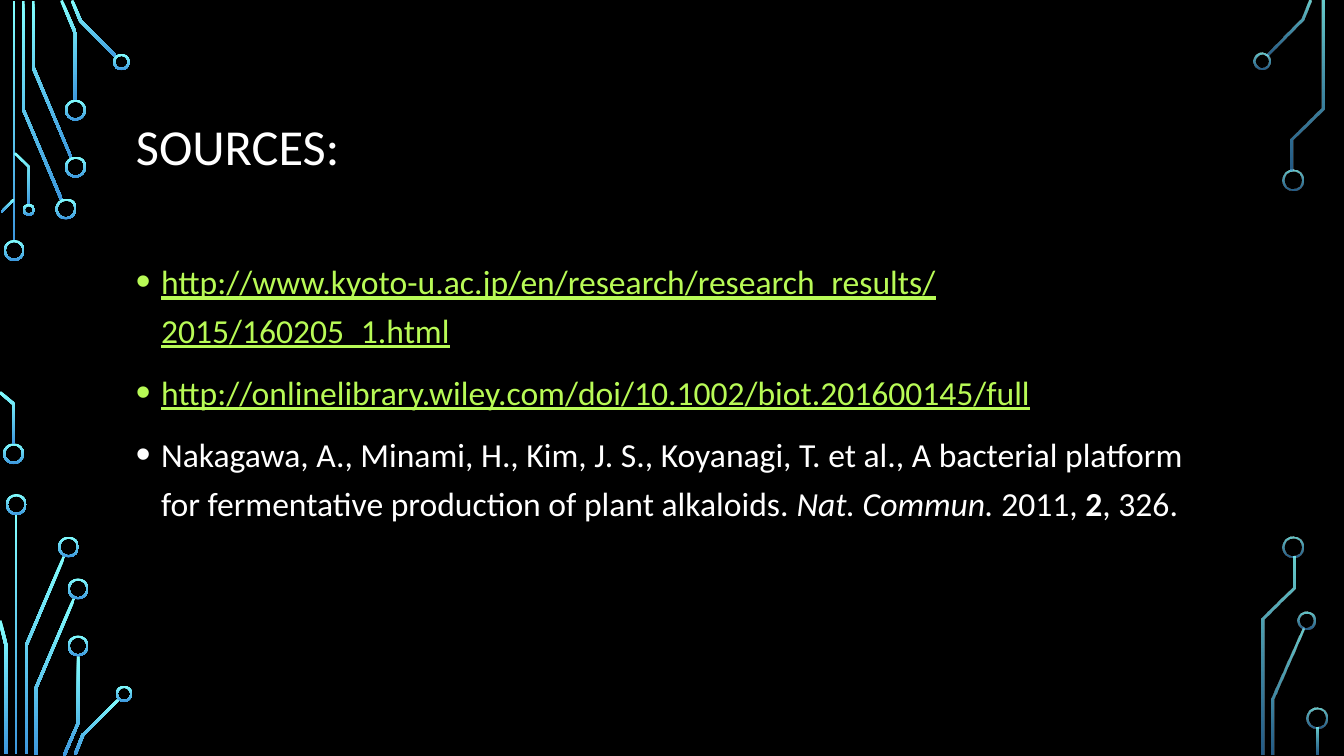
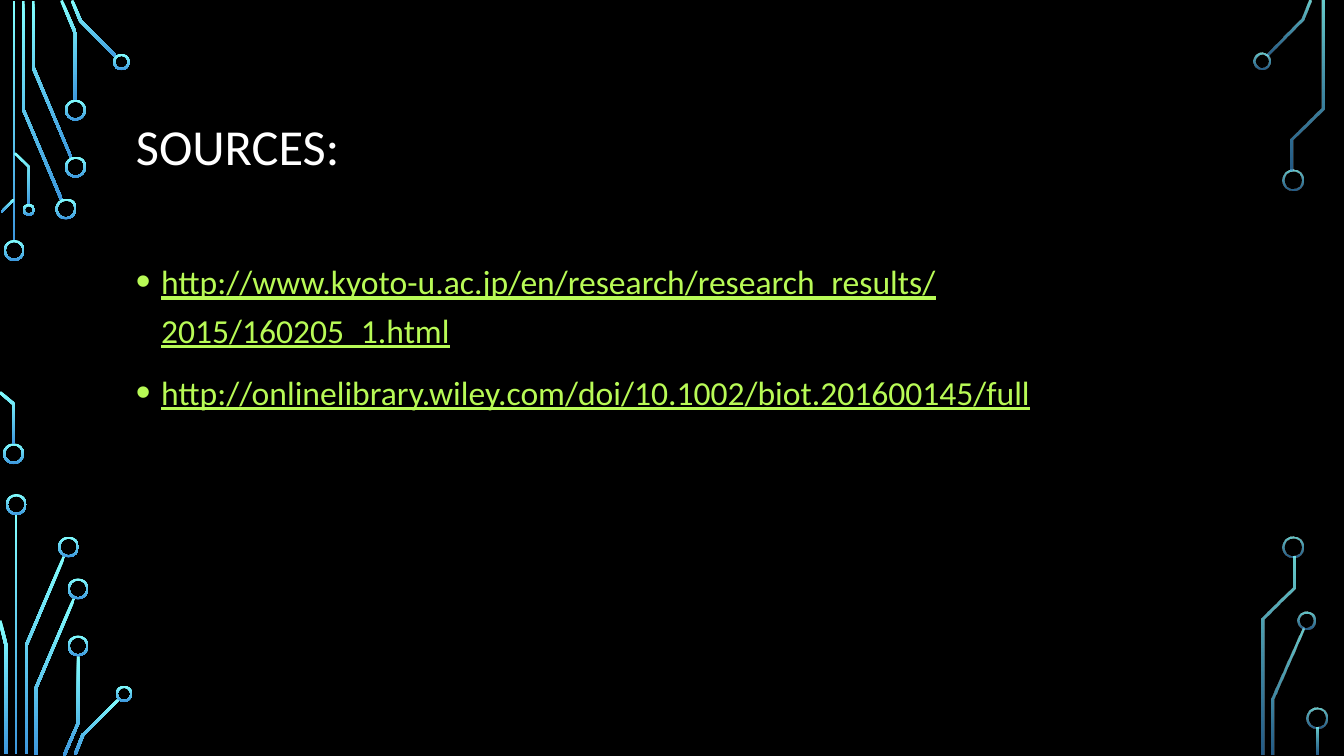
Before and after one commit to saleisha57/Bioinformatics_Final, a slide deck: slide 26 of Aleisha PowerPoint Edit.pptx (slide 17 before the commit). Drawn at 1344x756 pixels with LibreOffice and Linux fonts; fonts in the diff are those of the drawing; background and template pictures are left out. Boxes give left, top, right and bottom in pixels: in the first picture for what was removed or moved away, otherwise in the second. Text is boxed around its words. In the diff, an @@ line names an element or a change of style, - is before the commit and + after.

```diff
--- a/Aleisha PowerPoint Edit.pptx
+++ b/Aleisha PowerPoint Edit.pptx
@@ text at bbox=[161, 443, 1182, 522]: paragraph removed @@
-• Nakagawa, A., Minami, H., Kim, J. S., Koyanagi, T. et al., A bacterial platform for fermentative production of plant alkaloids. Nat. Commun. 2011, 2, 326.
```
Also in this commit, not shown: 8 other slides changed, 13 slides added, 4 slides removed, 1 other file.
